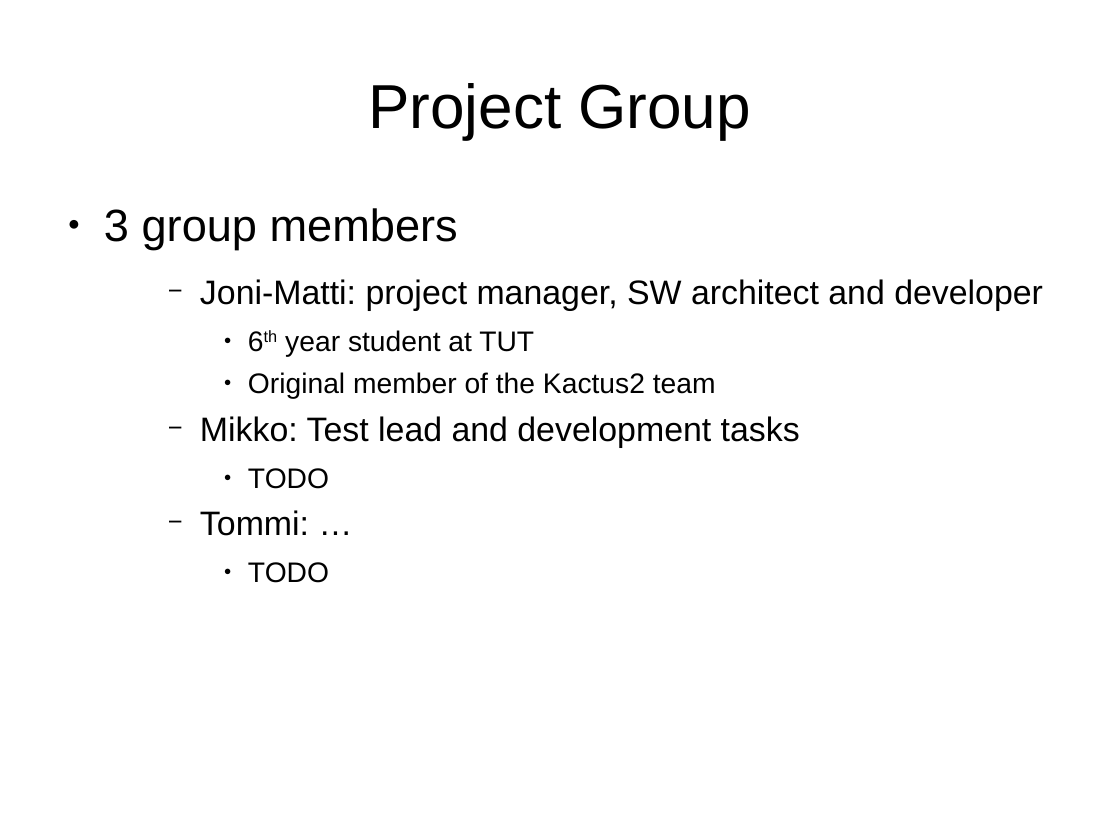
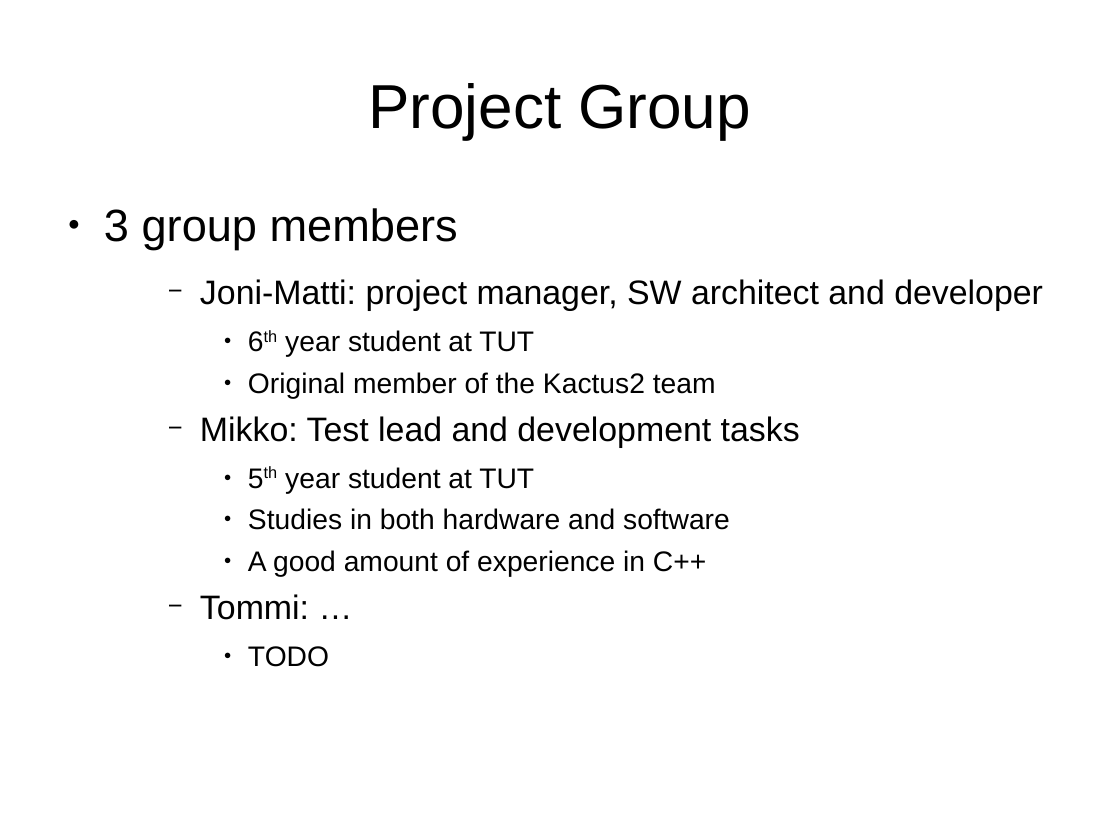
Before and after one commit to darwinbeing/kactus2all, a slide deck: slide 8 of Administrative/Project Plan Slides.odp. Drawn at 1120x840 pixels with LibreOffice and Linux fonts; fonts in the diff are those of the drawing. Boxes give left, top, right and bottom in pixels: in the first picture for what was removed or moved away, otherwise in the second. Text is boxed around its words. In the diff, an @@ line names an element or a change of style, - is before the commit and + after.

Commit message:
Improved presentation slides

```diff
--- a/Administrative/Project Plan Slides.odp
+++ b/Administrative/Project Plan Slides.odp
@@ text at [248,467,730,577]: text changed @@
-      ● TODO
+      ● 5th year student at TUT
+      ● Studies in both hardware and software
+      ● A good amount of experience in C++
```
